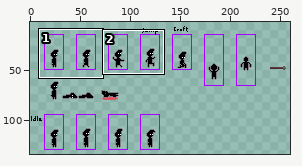
Edited in one commit: pixel-art file (Assets/Sprites/Player/Atlas_Player.aseprite). The picture above shows the old version from afar; the outline marks the close-up.
Close-up. Old version:
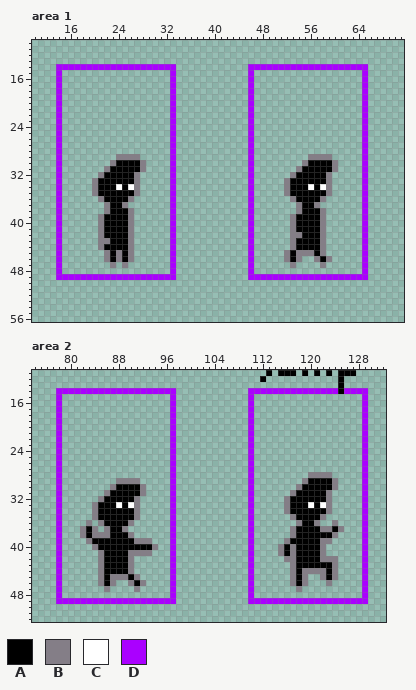
320x160 pixels, 1 frame. Shown: area 1: x 10..71, y 10..56; area 2: x 74..132, y 11..52. The wide view leaves out empty margins. The commit also changed other parts of the picture, which this record leaves out.
Visible layers, top first: "Atlas", "Extra".
Palette (. is transparent): A #000000  B #847e87  C #ffffff  D #aa00ff
Pixels before, area 1 (only the part around the change), first column x 10:
10 ..............................................................
11 ..............................................................
12 ..............................................................
13 ..............................................................
14 ....DDDDDDDDDDDDDDDDDDDD............DDDDDDDDDDDDDDDDDDDD......
15 ....D..................D............D..................D......
16 ....D..................D............D..................D......
17 ....D..................D............D..................D......
18 ....D..................D............D..................D......
19 ....D..................D............D..................D......
20 ....D..................D............D..................D......
21 ....D..................D............D..................D......
22 ....D..................D............D..................D......
23 ....D..................D............D..................D......
24 ....D..................D............D..................D......
25 ....D..................D............D..................D......
26 ....D..................D............D..................D......
27 ....D..................D............D..................D......
28 ....D..................D............D..................D......
29 ....D.........BBBB.....D............D.........BBBB.....D......
30 ....D........BAAAAB....D............D........BAAAAB....D......
31 ....D.......BAAAAAB....D............D.......BAAAAAB....D......
32 ....D......BAAAAAB.....D............D......BAAAAAB.....D......
33 ....D.....BAAAAAAB.....D............D.....BAAAAAAB.....D......
34 ....D.....BAAACACB.....D............D.....BAAACACB.....D......
35 ....D.....BAAAAAAB.....D............D.....BAAAAAAB.....D......
36 ....D......BAAAAB......D............D......BAAAAB......D......
37 ....D.......BAAB.......D............D.......BAAB.......D......
38 ....D.......BAAAB......D............D.......BAAAB......D......
39 ....D......BAAAAB......D............D......BAAAAB......D......
40 ....D......BAAAAB......D............D......BAAAAB......D......
41 ....D......BAAAAB......D............D......BAAAAB......D......
42 ....D......BAAAAB......D............D......BBAAAB......D......
43 ....D......BBAAAB......D............D......BAAAAB......D......
44 ....D......BAAAAB......D............D......BAAAAB......D......
45 ....D.......BABAB......D............D.....BABBBAB......D......
46 ....D.......BABAB......D............D.....BAB..BAB.....D......
47 ....D........B.B.......D............D......B....B......D......
48 ....D..................D............D..................D......
49 ....DDDDDDDDDDDDDDDDDDDD............DDDDDDDDDDDDDDDDDDDD......
50 ..............................................................
51 ..............................................................
52 ..............................................................
53 ..............................................................
54 ..............................................................
55 ..............................................................
56 ..............................................................
Pixels before, area 2 (only the part around the change), first column x 74:
11 .......................................A.AAA.A.A.A.AAA.....
12 ......................................A............A.......
13 ...................................................A.......
14 ....DDDDDDDDDDDDDDDDDDDD............DDDDDDDDDDDDDDDADDDD...
15 ....D..................D............D..................D...
16 ....D..................D............D..................D...
17 ....D..................D............D..................D...
18 ....D..................D............D..................D...
19 ....D..................D............D..................D...
20 ....D..................D............D..................D...
21 ....D..................D............D..................D...
22 ....D..................D............D..................D...
23 ....D..................D............D..................D...
24 ....D..................D............D..................D...
25 ....D..................D............D..................D...
26 ....D..................D............D..................D...
27 ....D..................D............D..................D...
28 ....D..................D............D.........BBBB.....D...
29 ....D.........BBBB.....D............D........BAAAAB....D...
30 ....D........BAAAAB....D............D.......BAAAAAB....D...
31 ....D.......BAAAAAB....D............D......BAAAAAB.....D...
32 ....D......BAAAAAB.....D............D.....BAAAAAAB.....D...
33 ....D.....BAAACACB.....D............D.....BAAACACB.....D...
34 ....D.....BAAAAAAB.....D............D.....BAAAAAAB.....D...
35 ....D.....BAAAAAAB.....D............D......BAAAAB......D...
36 ....D....B.BAAAAB......D............D.......BAAB..B....D...
37 ....D...BAB.BAAB.......D............D......BAAAABBAB...D...
38 ....D...BABBBAAAB......D............D......BAAAAAAB....D...
39 ....D....BAAAAAAABBB...D............D.....BAAAAABB.....D...
40 ....D.....BAAAAAAAAAB..D............D....BABAAAAB......D...
41 ....D......BAAAABBBB...D............D....BABAAAAB......D...
42 ....D......BAAAAB......D............D.....BBAAAABBB....D...
43 ....D......BAAAAB......D............D......BAAAAAAB....D...
44 ....D......BAAAAB......D............D......BABBBBAB....D...
45 ....D......BABBBAB.....D............D......BAB..BAB....D...
46 ....D......BAB..BAB....D............D......BAB...B.....D...
47 ....D.......B....B.....D............D.......B..........D...
48 ....D..................D............D..................D...
49 ....DDDDDDDDDDDDDDDDDDDD............DDDDDDDDDDDDDDDDDDDD...
50 ...........................................................
51 ...........................................................
52 ...........................................................
The result:
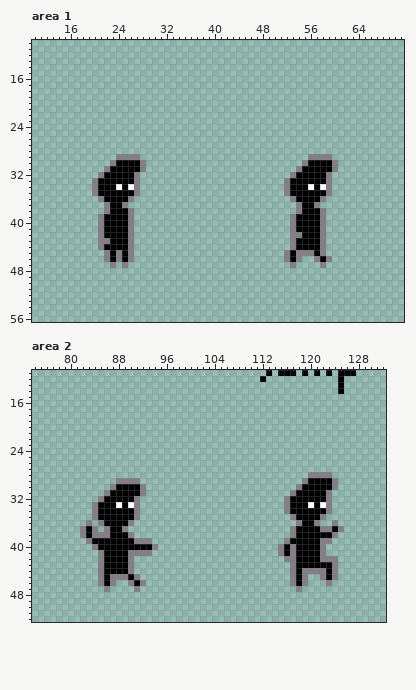
The exact change:
layer "Extra" now hidden
Changed rows in their new state; - is an unchanged pixel.
Area 1:
first column x 14:
14 ....................------------....................
15 .------------------.------------.------------------.
16 .------------------.------------.------------------.
17 .------------------.------------.------------------.
18 .------------------.------------.------------------.
19 .------------------.------------.------------------.
20 .------------------.------------.------------------.
21 .------------------.------------.------------------.
22 .------------------.------------.------------------.
23 .------------------.------------.------------------.
24 .------------------.------------.------------------.
25 .------------------.------------.------------------.
26 .------------------.------------.------------------.
27 .------------------.------------.------------------.
28 .------------------.------------.------------------.
29 .------------------.------------.------------------.
30 .------------------.------------.------------------.
31 .------------------.------------.------------------.
32 .------------------.------------.------------------.
33 .------------------.------------.------------------.
34 .------------------.------------.------------------.
35 .------------------.------------.------------------.
36 .------------------.------------.------------------.
37 .------------------.------------.------------------.
38 .------------------.------------.------------------.
39 .------------------.------------.------------------.
40 .------------------.------------.------------------.
41 .------------------.------------.------------------.
42 .------------------.------------.------------------.
43 .------------------.------------.------------------.
44 .------------------.------------.------------------.
45 .------------------.------------.------------------.
46 .------------------.------------.------------------.
47 .------------------.------------.------------------.
48 .------------------.------------.------------------.
49 ....................------------....................
Area 2:
first column x 78:
14 ....................------------...............-....
15 .------------------.------------.------------------.
16 .------------------.------------.------------------.
17 .------------------.------------.------------------.
18 .------------------.------------.------------------.
19 .------------------.------------.------------------.
20 .------------------.------------.------------------.
21 .------------------.------------.------------------.
22 .------------------.------------.------------------.
23 .------------------.------------.------------------.
24 .------------------.------------.------------------.
25 .------------------.------------.------------------.
26 .------------------.------------.------------------.
27 .------------------.------------.------------------.
28 .------------------.------------.------------------.
29 .------------------.------------.------------------.
30 .------------------.------------.------------------.
31 .------------------.------------.------------------.
32 .------------------.------------.------------------.
33 .------------------.------------.------------------.
34 .------------------.------------.------------------.
35 .------------------.------------.------------------.
36 .------------------.------------.------------------.
37 .------------------.------------.------------------.
38 .------------------.------------.------------------.
39 .------------------.------------.------------------.
40 .------------------.------------.------------------.
41 .------------------.------------.------------------.
42 .------------------.------------.------------------.
43 .------------------.------------.------------------.
44 .------------------.------------.------------------.
45 .------------------.------------.------------------.
46 .------------------.------------.------------------.
47 .------------------.------------.------------------.
48 .------------------.------------.------------------.
49 ....................------------....................
Where, in picture pixels (left, top, right, bottom), the same in both close-ups:
erased: (56, 64, 176, 280)
erased: (248, 64, 368, 280)
erased: (56, 388, 176, 604)
erased: (248, 388, 368, 604)
